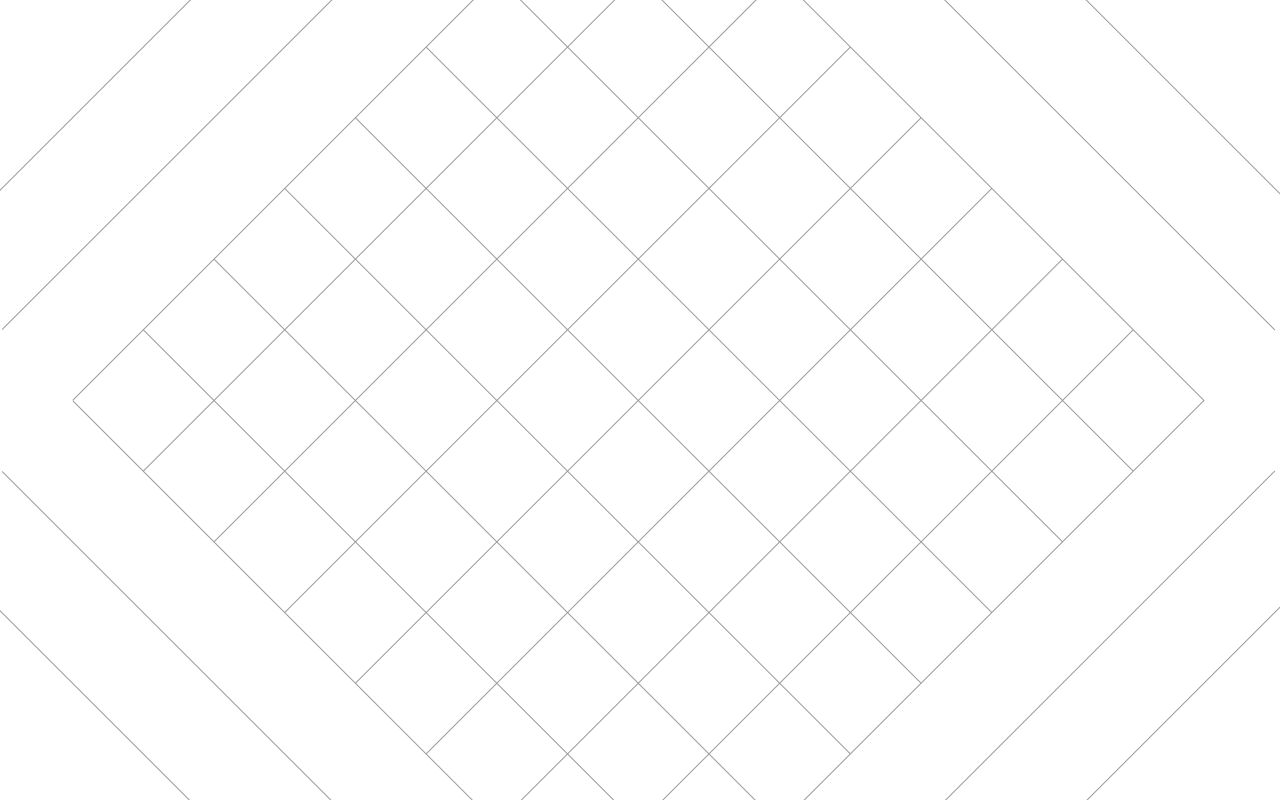
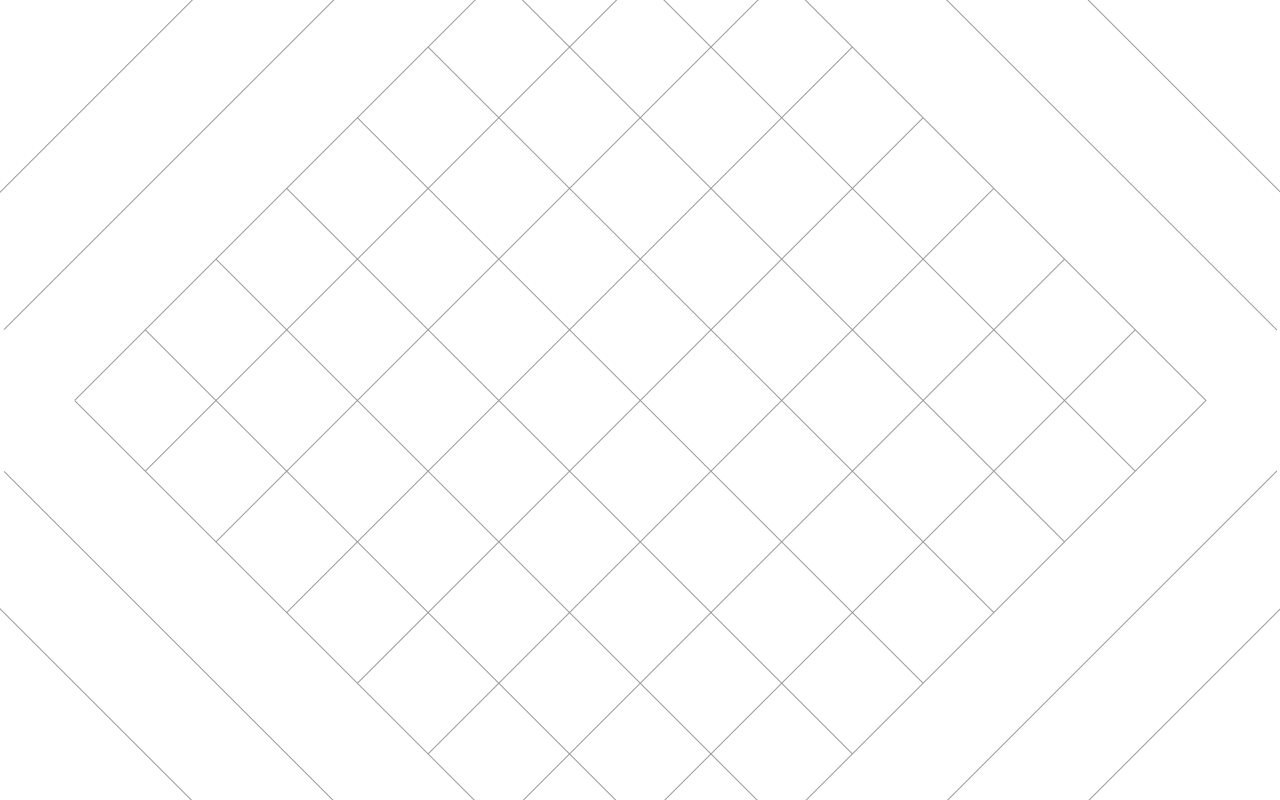
Revision of a layered w=1280, h=800 image; what changed, layer by layer:
painted on "Shape 1 copy 15" over bbox(0, 0, 1280, 800)
